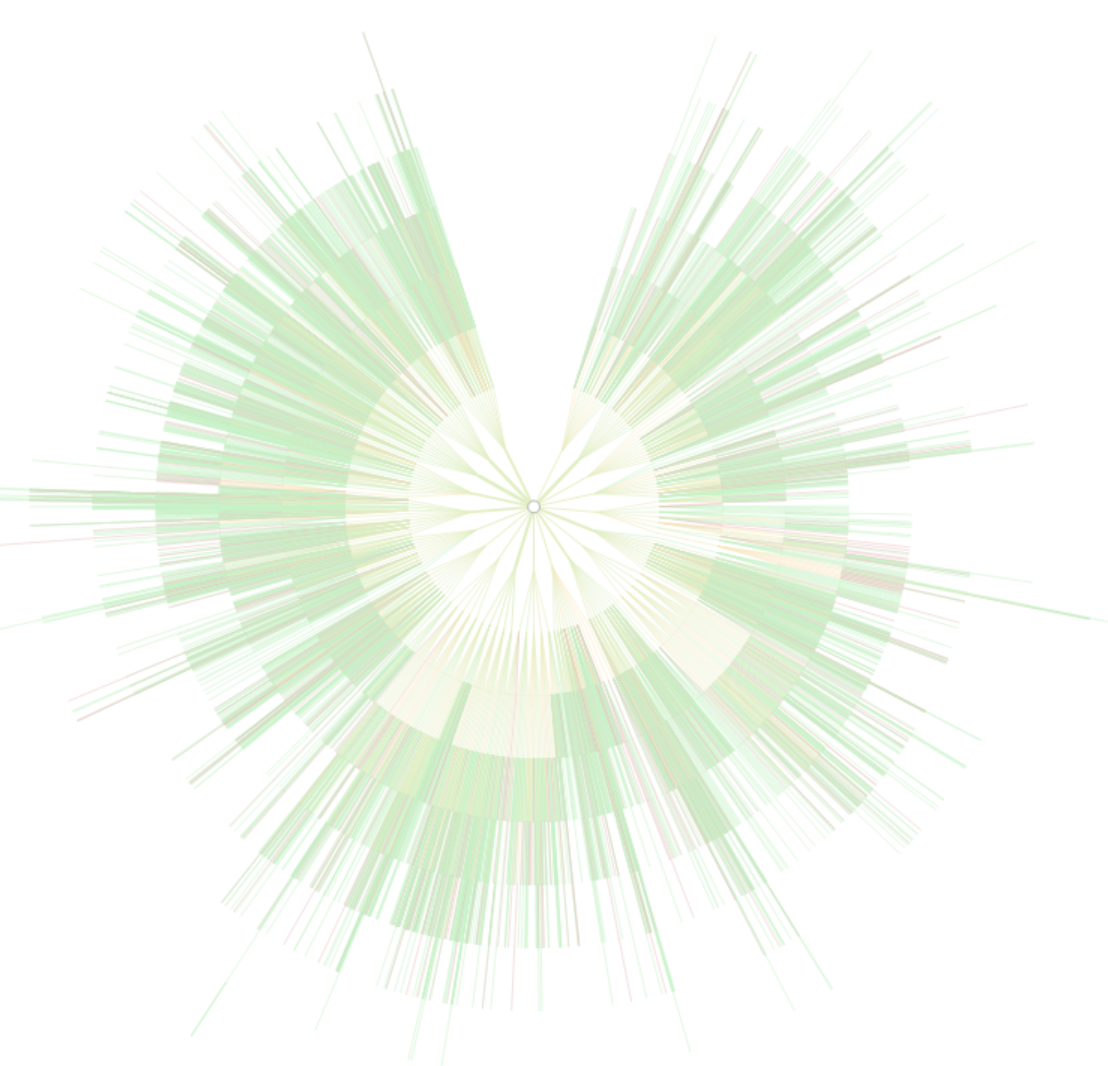
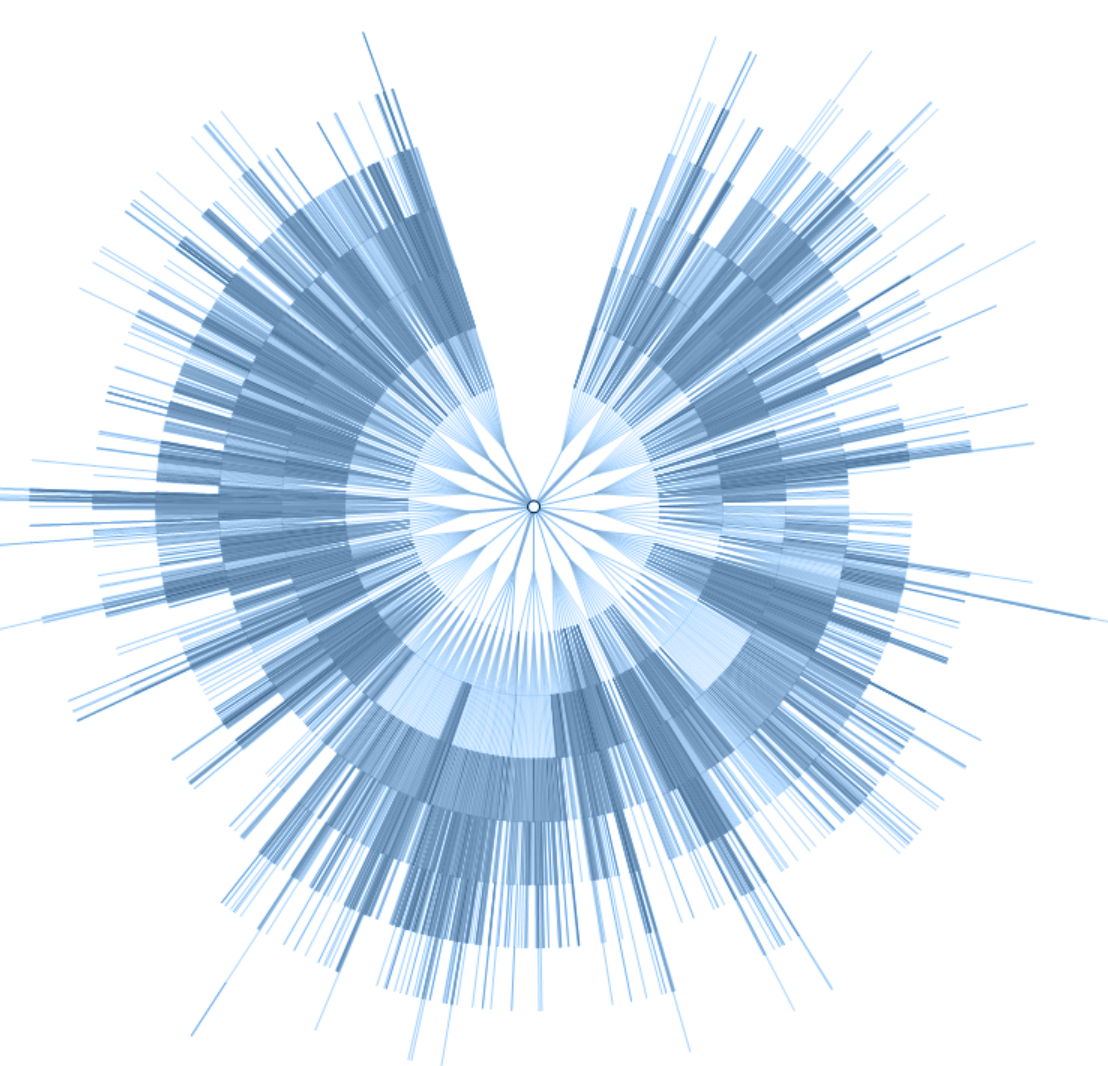
Layered file, before and after one edit (1108x1066). Changes by layer:
added layer "Layer 2" (color) above "Layer 1" over [0, 31, 1108, 1066]
"Layer 1": opacity 28% → 100% over [0, 31, 1108, 1066]
